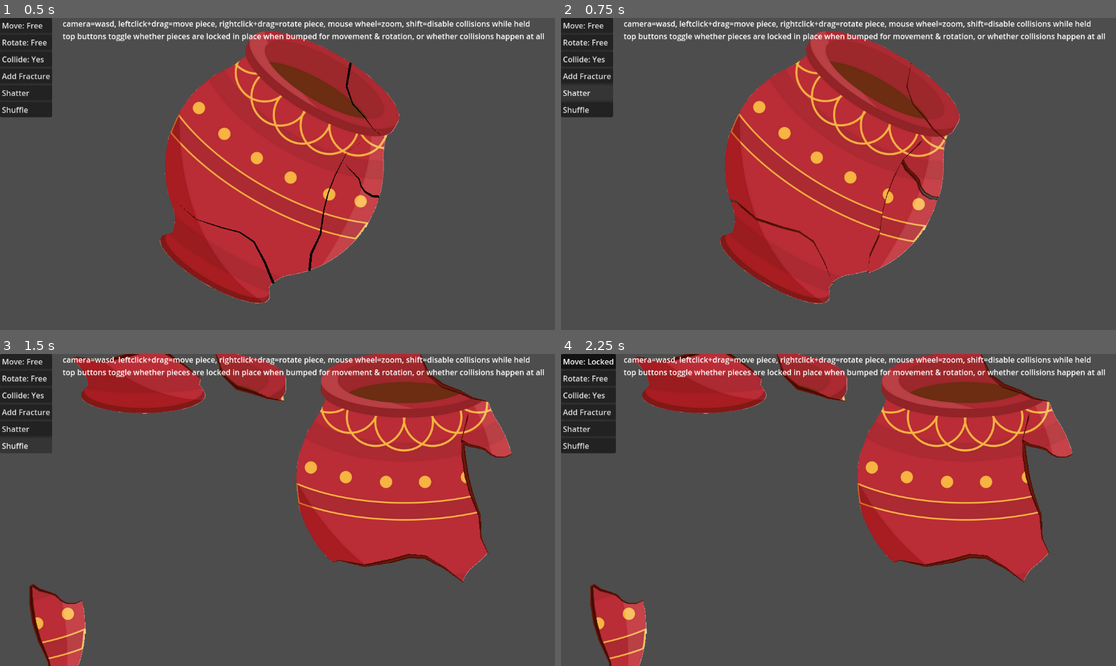
Above: before the commit, frames 1-4 (two rows, left to right).
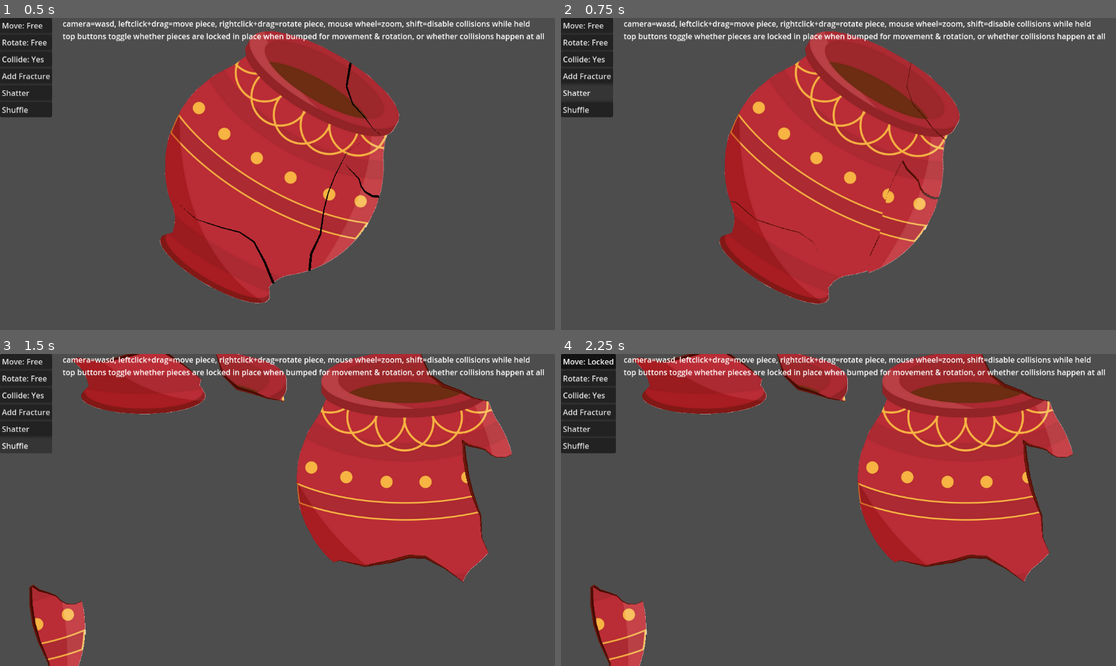
Above: after the commit, the same moments.

Repository: feyrkh/Exploratory
Game: Godot game, scene res://CleaningTable.tscn
The game is run twice, just before and just after one commit, with the same random seed, the same clock (stepped at 60 frames per second) and the same inputs.
Inputs:
- Up to frame 1 (0.5 s): no input
- Up to frame 2 (0.75 s): click "Shatter" at 0.5 s
- Up to frame 3 (1.5 s): click "Shuffle" at 1.25 s
- Up to frame 4 (2.25 s): click "Move: Free" at 2 s

Frame 1 is identical in both runs. In frame 2, 1.8% of the frame differs, in the area x 28-72%, y 4-92%; in frame 3, 1.4%; in frame 4, 1.4%.

Commit message:
Make fracture lines thinner, start on generating items

Diff:
--- a/ArcheologyItem.gd
+++ b/ArcheologyItem.gd
@@ -15,6 +15,7 @@
 var reset_position = null
 
 const TOO_SMALL_POLYGON_AREA := 35
+const BREAK_WIDTH := 0.05
 
 # Length of all the edges in pixels, used for picking random spots on the edge
 var total_edge_length:float = 0
@@ -334,7 +335,7 @@
 	# expand our break path
 	# this doesn't work like I want it to, gonna write my own
 	#var break_poly := Geometry2D.offset_polyline(PackedVector2Array(break_path), 5, Geometry2D.JOIN_MITER, Geometry2D.END_JOINED)
-	var break_poly = MyGeom.inflate_polyline(break_path, 1.5)
+	var break_poly = MyGeom.inflate_polyline(break_path, BREAK_WIDTH)
 	# intersect our break path with our existing polygon
 	var clipped_polygons = Geometry2D.clip_polygons(collision.polygon, break_poly)
 	for poly in clipped_polygons:
--- /dev/null
+++ b/BlendImages.tscn
@@ -0,0 +1,26 @@
+[gd_scene load_steps=5 format=3 uid="uid://csal0lcemnv87"]
+
+[ext_resource type="Texture2D" uid="uid://dn1rg4484mtx2" path="res://art/item/pot_gray.png" id="1_gmyyc"]
+[ext_resource type="Texture2D" uid="uid://tdw6t04erduj" path="res://art/item/shield_knot1.png" id="2_t65iv"]
+[ext_resource type="Texture2D" uid="uid://cvcfalytffp74" path="res://art/item/knot_band1.png" id="3_d17yr"]
+[ext_resource type="Script" path="res://ConstructiveTexture.gd" id="4_5rm8r"]
+
+[node name="BlendImages" type="Node2D"]
+
+[node name="PotGray" type="Sprite2D" parent="."]
+position = Vector2(903, 305.5)
+texture = ExtResource("1_gmyyc")
+
+[node name="ShieldKnot1" type="Sprite2D" parent="."]
+position = Vector2(901, 403.5)
+texture = ExtResource("2_t65iv")
+
+[node name="KnotBand1" type="Sprite2D" parent="."]
+position = Vector2(896, 230.5)
+texture = ExtResource("3_d17yr")
+
+[node name="ConstructiveTexture" type="Polygon2D" parent="."]
+color = Color(1, 1, 1, 0)
+polygon = PackedVector2Array(0, 0, 500, 0, 500, 500, 0, 500)
+script = ExtResource("4_5rm8r")
+baseImg = ExtResource("1_gmyyc")
--- a/CleaningTable.gd
+++ b/CleaningTable.gd
@@ -127,8 +127,6 @@
 			if pt.y < bb_ymin: bb_ymin = pt.y
 			if pt.x > bb_xmax: bb_xmax = pt.x
 			if pt.y > bb_ymax: bb_ymax = pt.y
-		if cur_row_height < (bb_ymax - bb_ymin) + 10:
-			cur_row_height = (bb_ymax - bb_ymin) + 10
 		# check if there's room left on this row
 		var space_needed = bb_xmax - bb_xmin + 20
 		if space_needed + cur_min_x > max_x:
@@ -136,6 +134,8 @@
 			cur_min_y += cur_row_height
 			cur_row_height = 0
 		else:
+			if cur_row_height < (bb_ymax - bb_ymin) + 10:
+				cur_row_height = (bb_ymax - bb_ymin) + 10
 			cur_min_x += space_needed
 		piece.reset_position = Vector2(cur_min_x - space_needed - bb_xmin, cur_min_y - bb_ymin)
 		piece.freeze = false #should get reset to whatever it should be after the position is changed
--- /dev/null
+++ b/ConstructiveTexture.gd
@@ -0,0 +1,53 @@
+extends Node2D
+
+@export var baseName:String
+@export var bandName:String
+@export var knotName:String
+
+func _process(_delta):
+	if Input.is_action_just_pressed("add_crack"):
+		for child in get_children():
+			child.queue_free()
+		generate_image()
+
+func _ready():
+	generate_image()
+
+func generate_image():
+	var baseImgAndCollider = load("res://art/item/"+baseName+"_collider.tscn").instantiate()
+	var bandImg:Image = load("res://art/item/"+bandName+".png").get_image()
+	var knot_img:Image = load("res://art/item/"+knotName+".png").get_image()
+	knot_img.resize(knot_img.get_width()/2, knot_img.get_height()/2)
+	var baseSprite:Sprite2D = baseImgAndCollider.find_child("Sprite2D")
+	var baseImg = baseSprite.texture.get_image()
+	var baseCollider:PackedVector2Array = baseImgAndCollider.find_child("CollisionPolygon2D").polygon
+	baseImgAndCollider.queue_free()
+	var base_rect = Rect2i(0, 0, baseImg.get_width(), baseImg.get_height())
+	var band_rect = Rect2i(0, 0, bandImg.get_width(), bandImg.get_height())
+	var band_target_x:int = base_rect.get_center().x - band_rect.size.x/2
+	var band_target_y:int = randi_range(50, 120)
+
+	modulate_image(baseImg, [Color.RED, Color.BLUE, Color.ORANGE_RED].pick_random())
+	modulate_image(bandImg, [Color.GREEN, Color.BLACK, Color.WHITE_SMOKE].pick_random())
+	baseImg.blend_rect(bandImg, band_rect, Vector2i(band_target_x, band_target_y))
+
+	var knot_rect = Rect2i(0, 0, knot_img.get_width(), knot_img.get_height())
+	var knot_target = Vector2i(base_rect.get_center().x - knot_rect.size.x/2, randi_range(band_target_y + band_rect.size.y + 10, base_rect.size.y - knot_rect.size.y - 10))
+	modulate_image(knot_img, [Color.PURPLE, Color.AQUA, Color.DARK_BLUE].pick_random())
+	baseImg.blend_rect(knot_img, knot_rect, knot_target)
+
+	var new_texture = ImageTexture.create_from_image(baseImg)
+	var sprite = Sprite2D.new()
+	sprite.texture = new_texture
+	add_child(sprite)
+	sprite.position = Vector2(500, 400)
+#
+	#var combined_img:Sprite2D = $CombinedImage
+	#var base_img_and_collider = load("res://art/item/"+baseName+"_collider.tscn").instantiate()
+	#var base_img:Texture2D = base_img_and_collider.find_child("Sprite2D").texture
+	#combined_img.draw_texture(base_img, Vector2.ZERO, Color.RED)
+
+func modulate_image(img:Image, color:Color):
+	for y in img.get_height():
+		for x in img.get_width():
+			img.set_pixel(x, y, img.get_pixel(x, y) * color)
--- /dev/null
+++ b/ConstructiveTexture.tscn
@@ -0,0 +1,9 @@
+[gd_scene load_steps=2 format=3 uid="uid://cwgaqkqm034vx"]
+
+[ext_resource type="Script" path="res://ConstructiveTexture.gd" id="1_i4fdl"]
+
+[node name="ConstructiveTexture" type="Node2D"]
+script = ExtResource("1_i4fdl")
+baseName = "pot_gray"
+bandName = "knot_band1"
+knotName = "shield_knot1"
--- a/Global.gd
+++ b/Global.gd
@@ -2,21 +2,18 @@
 
 var lock_rotation = false:
 	set(val):
-		if val != lock_rotation:
-			print("Toggling rotation lock to ", val)
-			lock_rotation = val
-			get_tree().call_group("archeology", "global_lock_rotation", val)
+		print("Toggling rotation lock to ", val)
+		lock_rotation = val
+		get_tree().call_group("archeology", "global_lock_rotation", val)
 
 var freeze_pieces = false:
 	set(val):
-		if val != freeze_pieces:
-			print("Toggling piece freezing to ", val)
-			freeze_pieces = val
-			get_tree().call_group("archeology", "global_freeze_pieces", val)
+		print("Toggling piece freezing to ", val)
+		freeze_pieces = val
+		get_tree().call_group("archeology", "global_freeze_pieces", val)
 
 var collide = true:
 	set(val):
-		if val != collide:
-			print("Toggling collide to ", val)
-			collide = val
-			get_tree().call_group("archeology", "global_collide", val)
+		print("Toggling collide to ", val)
+		collide = val
+		get_tree().call_group("archeology", "global_collide", val)
--- /dev/null
+++ b/ImageMerger.gd
@@ -0,0 +1,23 @@
+extends Node
+
+class ImageMergeInfo:
+	var img:Image
+	var position:Vector2
+	var modulate:Color
+
+static func merge_images(image_merge_info:Array[ImageMergeInfo]) -> Texture2D:
+	var base_img:Image
+	for merge_info in image_merge_info:
+		if base_img == null:
+			base_img = merge_info.img
+			modulate_image(base_img, merge_info.modulate)
+		else:
+			var overlay_img = merge_info.img
+			modulate_image(overlay_img, merge_info.modulate)
+			base_img.blend_rect(overlay_img, overlay_img.get_used_rect(), merge_info.position)
+	return ImageTexture.create_from_image(base_img)
+
+static func modulate_image(img:Image, color:Color):
+	for y in img.get_height():
+		for x in img.get_width():
+			img.set_pixel(x, y, img.get_pixel(x, y) * color)
--- /dev/null
+++ b/art/item/_base_item.tscn
@@ -0,0 +1,15 @@
+[gd_scene load_steps=2 format=3 uid="uid://buutfuxdyqktw"]
+
+[ext_resource type="Texture2D" uid="uid://b15mfee467ymu" path="res://art/item/pot.png" id="2_ihvqq"]
+
+[node name="Item" type="StaticBody2D"]
+metadata/_edit_lock_ = true
+
+[node name="Sprite2D" type="Sprite2D" parent="."]
+texture = ExtResource("2_ihvqq")
+centered = false
+metadata/_edit_lock_ = true
+
+[node name="CollisionPolygon2D" type="CollisionPolygon2D" parent="."]
+polygon = PackedVector2Array(388, 27, 408, 41, 416, 51, 417, 84, 411, 102, 440, 160, 458, 201, 468, 276, 444, 372, 363, 486, 149, 546, 98, 403, 18, 262, 121, 57)
+metadata/_edit_lock_ = true
--- /dev/null
+++ b/art/item/knot_band1.cfg
@@ -0,0 +1,5 @@
+{
+	"type": "band",
+	"min_scale_y": 0.25,
+	"max_scale_y": 1
+}
--- /dev/null
+++ b/art/item/pot.cfg
@@ -0,0 +1,6 @@
+{
+	"type": "base",
+	"min_scale": 0.5,
+	"max_scale": 1.5,
+	"colors": ["ffffff"]
+}
--- /dev/null
+++ b/art/item/pot_collider.tscn
@@ -0,0 +1,15 @@
+[gd_scene load_steps=2 format=3 uid="uid://bmoaa7pyt8eb7"]
+
+[ext_resource type="Texture2D" uid="uid://b15mfee467ymu" path="res://art/item/pot.png" id="1_gl6oe"]
+
+[node name="Item" type="StaticBody2D"]
+metadata/_edit_lock_ = true
+
+[node name="Sprite2D" type="Sprite2D" parent="."]
+texture = ExtResource("1_gl6oe")
+centered = false
+metadata/_edit_lock_ = true
+
+[node name="CollisionPolygon2D" type="CollisionPolygon2D" parent="."]
+position = Vector2(-301, -26)
+polygon = PackedVector2Array(366, 112, 366, 83, 372, 72, 382, 62, 398, 52, 429, 41, 470, 32, 504, 28, 557, 27, 617, 32, 670, 45, 693, 55, 712, 70, 718, 82, 719, 108, 713, 119, 714, 130, 725, 157, 745, 191, 758, 223, 767, 262, 770, 306, 766, 338, 755, 376, 736, 415, 709, 450, 681, 475, 670, 486, 661, 506, 659, 516, 662, 521, 666, 529, 671, 537, 669, 546, 656, 557, 633, 566, 596, 573, 545, 577, 492, 574, 450, 566, 430, 559, 416, 550, 412, 543, 412, 535, 421, 524, 427, 518, 424, 506, 415, 486, 400, 471, 376, 450, 353, 421, 333, 384, 321, 351, 316, 311, 315, 287, 317, 259, 322, 236, 338, 193, 364, 152, 376, 124)
--- /dev/null
+++ b/art/item/pot_gray.cfg
@@ -0,0 +1,5 @@
+{
+	"type": "base",
+	"min_scale": 0.5,
+	"max_scale": 1.5
+}
--- /dev/null
+++ b/art/item/pot_gray_collider.tscn
@@ -0,0 +1,66 @@
+[gd_scene load_steps=2 format=3 uid="uid://b4eqtnmc0yb0g"]
+
+[ext_resource type="Texture2D" uid="uid://dn1rg4484mtx2" path="res://art/item/pot_gray.png" id="1_seo4w"]
+
+[node name="Item" type="StaticBody2D"]
+metadata/_edit_lock_ = true
+metadata/_edit_horizontal_guides_ = [51.0, 130.0]
+
+[node name="band_1" type="ColorRect" parent="."]
+offset_left = 2.0
+offset_top = 47.0
+offset_right = 350.0
+offset_bottom = 150.0
+color = Color(1, 0.14902, 0.12549, 1)
+
+[node name="band_1_2" type="ColorRect" parent="."]
+offset_left = 1.0
+offset_top = 285.0
+offset_right = 356.0
+offset_bottom = 388.0
+color = Color(1, 0.14902, 0.12549, 1)
+
+[node name="band_2_1" type="ColorRect" parent="."]
+offset_left = -1.0
+offset_top = 161.0
+offset_right = 354.0
+offset_bottom = 276.0
+color = Color(0.356863, 1, 0.262745, 1)
+
+[node name="Sprite2D" type="Sprite2D" parent="."]
+texture = ExtResource("1_seo4w")
+centered = false
+metadata/_edit_lock_ = true
+
+[node name="icon_1" type="ColorRect" parent="."]
+offset_left = 114.0
+offset_top = 159.0
+offset_right = 234.0
+offset_bottom = 278.0
+color = Color(0, 0.0862745, 1, 1)
+
+[node name="icon_2_1" type="ColorRect" parent="."]
+offset_left = 17.0
+offset_top = 173.0
+offset_right = 101.0
+offset_bottom = 255.0
+color = Color(1, 0.141176, 0.890196, 1)
+
+[node name="icon_2_2" type="ColorRect" parent="."]
+offset_left = 247.0
+offset_top = 173.0
+offset_right = 331.0
+offset_bottom = 255.0
+color = Color(1, 0.141176, 0.890196, 1)
+
+[node name="icon_3_1" type="ColorRect" parent="."]
+offset_left = 134.0
+offset_top = 189.0
+offset_right = 218.0
+offset_bottom = 271.0
+color = Color(1, 0.141176, 0.890196, 1)
+
+[node name="CollisionPolygon2D" type="CollisionPolygon2D" parent="."]
+visible = false
+position = Vector2(-20, -31)
+polygon = PackedVector2Array(84, 74, 75, 67, 73, 57, 72, 44, 86, 38, 170, 31, 217, 31, 301, 42, 306, 49, 314, 54, 315, 75, 307, 81, 308, 99, 315, 120, 351, 185, 362, 211, 369, 238, 371, 259, 367, 293, 355, 326, 332, 362, 306, 389, 279, 408, 267, 414, 267, 425, 257, 429, 219, 432, 168, 432, 137, 427, 135, 418, 121, 414, 122, 407, 83, 377, 63, 358, 45, 332, 27, 297, 21, 272, 20, 237, 29, 199, 50, 157, 74, 115, 81, 93)
--- /dev/null
+++ b/art/item/shield_knot1.cfg
@@ -0,0 +1,5 @@
+{
+	"type": "icon",
+	"min_scale_y": 0.25,
+	"max_scale_y": 1.5
+}
--- /dev/null
+++ b/art/item/tree.cfg
@@ -0,0 +1,5 @@
+{
+	"type": "icon",
+	"min_scale_y": 0.25,
+	"max_scale_y": 1.5
+}
Binary file added: art/item/knot_band1.png
Not shown, added: art/item/knot_band1.png.import
Binary file added: art/item/pot_gray.png
Not shown, added: art/item/pot_gray.png.import
Binary file added: art/item/shield_knot1.png
Not shown, added: art/item/shield_knot1.png.import
Binary file added: art/item/tree.png
Not shown, added: art/item/tree.png.import
